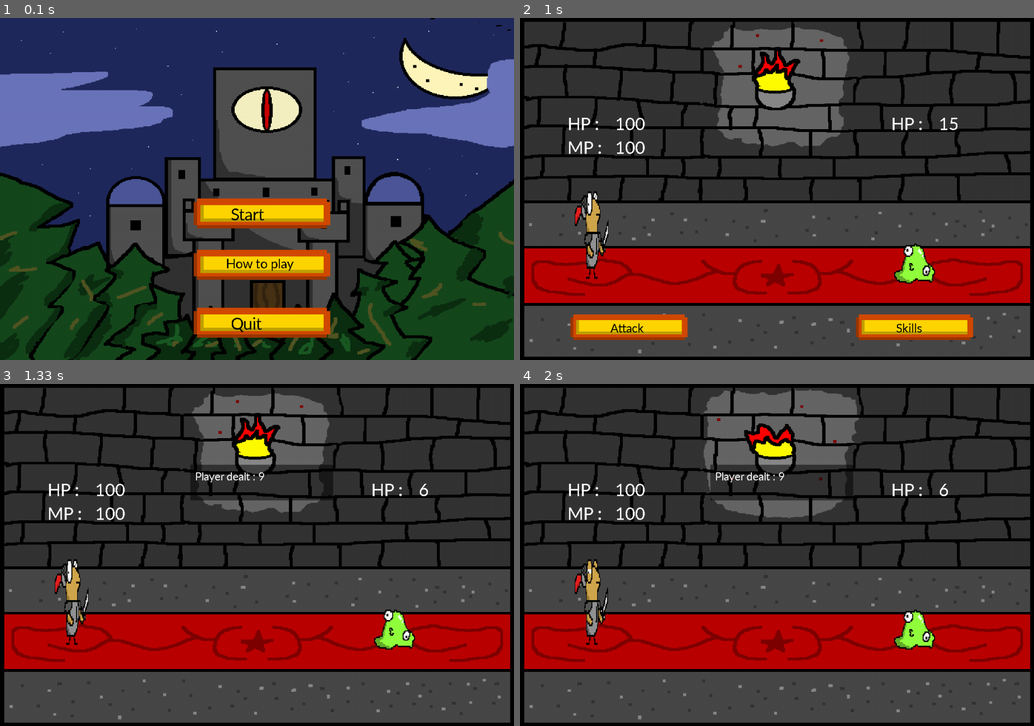
Above: before the commit, frames 1-4 (two rows, left to right).
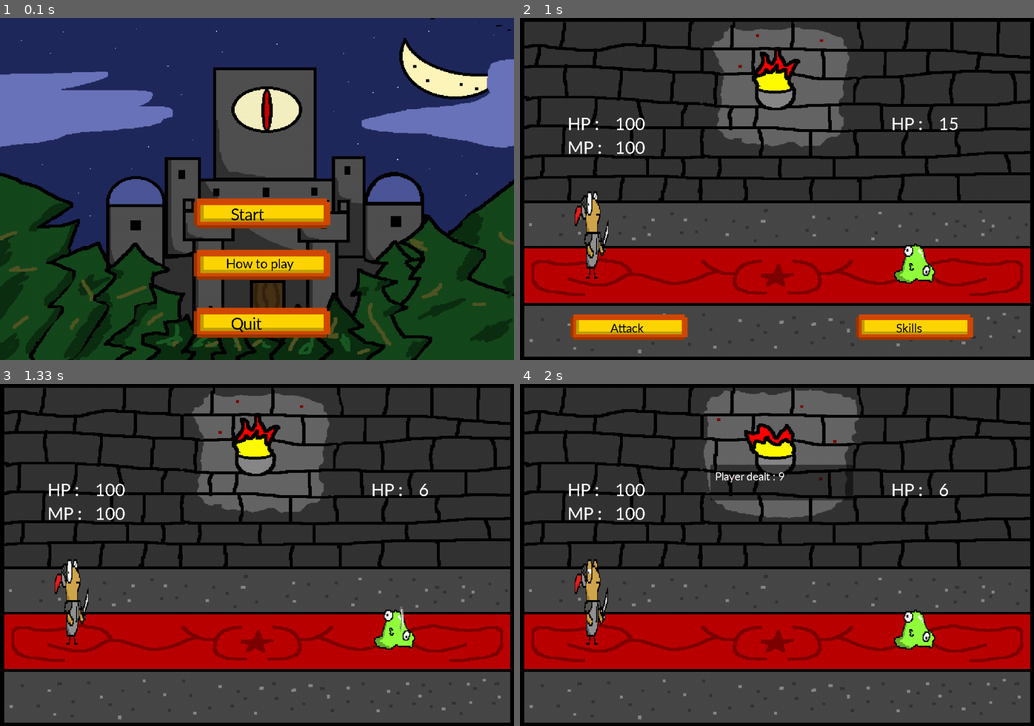
Above: after the commit, the same moments.

Repository: endamonking/CPE327ProjectPygame
Game: pygame game, started from main.py
The game is run twice, just before and just after one commit, with the same random seed, the same clock (stepped at 60 frames per second) and the same inputs.
Inputs (mouse positions are in pixels of both pictures, inside the frame that each line leads up to):
- Up to frame 1 (0.1 s): no input
- Up to frame 2 (1 s): click (777, 189) at 0.38 s; click "NEXT" at 0.72 s
- Up to frame 3 (1.33 s): click "Attack" at 1.05 s
- Up to frame 4 (2 s): no input

Frames 1-2 are identical in both runs. In frame 3, 2.3% of the frame differs, in the area x 37-79%, y 23-73%; in frame 4, nothing differs.

Commit message:
Add effect to player (All Physical attack and Magical attack) and fix buff

Diff:
--- a/path.py
+++ b/path.py
@@ -232,7 +232,7 @@
                 case "Divine will": #afterTurn
                     player.passiveLevel = player.passiveLevel + 0.05
                 case "Odin absolution":
-                    player.passiveLevel = player.passiveLevel + 0.05
+                    player.passiveLevel = player.passiveLevel + 0.02
             i = 0
             state = 1
 
--- a/player.py
+++ b/player.py
@@ -18,6 +18,10 @@
 button_image = pygame.image.load(os.path.join('Asset', 'prBTN.png'))
 blackScreen = pygame.transform.scale(pygame.image.load(
     os.path.join('Asset', 'blackScreen.jpg')), (300, 75))
+attackEF = pygame.transform.scale(pygame.image.load(
+    os.path.join('Asset', 'Effect', 'Pattack.png')), (700, 300))
+fireBallEF = pygame.transform.scale(pygame.image.load(
+    os.path.join('Asset', 'Effect', 'fireBall.png')), (1800, 300))
 
 animation_cooldown = 500
 
@@ -35,7 +39,9 @@
         self.turnLeft = 0
         self.buffOrNot = False
         self.lastUpdate = pygame.time.get_ticks()
+        self.EfxLastUpdate = pygame.time.get_ticks() + 1
         self.i = 0
+        self.efxI = 0
         self.turn = False
         self.death = False
         self.action = "idle"
@@ -52,7 +58,7 @@
     def getTurn(self):
         return self.turn
 
-    def showMenu(self, win):
+    def showMenu(self, win, currentTime):
         if self.showWhat == "noMana":
             blackScreen.set_alpha(128)
             win.blit(blackScreen, (400, 170))
@@ -61,6 +67,10 @@
             my_font = pygame.font.SysFont("candara", 36)
             text_surface = my_font.render(text, False, (255, 255, 255))
             win.blit(text_surface, (410, 180))
+        elif self.showWhat == "Attacking":
+            self.displayAttackEffect(win, currentTime)
+        elif self.showWhat == "fireBall":
+            self.displayFireBallEffect(win,currentTime)
 
     def draw_playerIdle(self, WIN, currentTime, Xpose, Ypose):
         if (currentTime - self.lastUpdate >= animation_cooldown):
@@ -94,37 +104,65 @@
                 self.defendPoint = self.defendPoint + 10
                 self.maxHp = self.maxHp + 20
 
-    def passiveActivated(self):
+    def passiveActivated(self, action):
         print(self.passiveLevel)
-        match self.passiveName:
-            case "Zeus blessing":  # while attacking HP
-                self.currentHp = self.currentHp + \
-                    (self.currentAttackPoint * self.passiveLevel)
-                if self.currentHp >= self.maxHp:
-                    self.currentHp = self.maxHp
-            case "Poseidon grace":
-                self.currentMp = self.currentMp + \
-                    (self.currentAttackPoint * self.passiveLevel)
-                if self.currentMp >= self.maxMp:
-                    self.currentMp = self.maxMp
-            case "Divine will":  # afterTurn
-                self.currentHp = self.currentHp + \
-                    (self.maxHp * self.passiveLevel)
-                if self.currentHp >= self.maxHp:
-                    self.currentHp = self.maxHp
-            case "Odin absolution":
-                self.currentMp = self.currentMp + \
-                    (self.maxMp * self.passiveLevel)
-                if self.currentMp >= self.maxMp:
-                    self.currentMp = self.maxMp
-            case _:
-                pass
+        if action == "Attack":
+            match self.passiveName:
+                case "Zeus blessing":  # while attacking HP
+                    self.currentHp = self.currentHp + \
+                        (self.currentAttackPoint * self.passiveLevel)
+                    if self.currentHp >= self.maxHp:
+                        self.currentHp = self.maxHp
+                case "Poseidon grace":
+                    self.currentMp = self.currentMp + \
+                        (self.currentAttackPoint * self.passiveLevel)
+                    if self.currentMp >= self.maxMp:
+                        self.currentMp = self.maxMp
+                case _:
+                    pass
+        elif action == "turn":
+            match self.passiveName:
+                case "Divine will":  # afterTurn
+                    self.currentHp = self.currentHp + \
+                        (self.maxHp * self.passiveLevel)
+                    if self.currentHp >= self.maxHp:
+                        self.currentHp = self.maxHp
+                case "Odin absolution":
+                    self.currentMp = self.currentMp + \
+                        (self.maxMp * self.passiveLevel)
+                    if self.currentMp >= self.maxMp:
+                        self.currentMp = self.maxMp
+                case _:
+                    pass
+
+    def displayAttackEffect(self, WIN, currentTime):
+        if (currentTime - self.EfxLastUpdate >= 30):
+            self.EfxLastUpdate = currentTime
+            if self.efxI < 13:
+                self.efxI = self.efxI+1
+            else:
+                self.showWhat = "nothing"
+                self.efxI = 0
+        # width come from total width / total frame
+        WIN.blit(attackEF, (810, 330), ((self.efxI * 50), 0, 50, 300))
+
+    def displayFireBallEffect(self, WIN, currentTime):
+        if (currentTime - self.EfxLastUpdate >= 100):
+            self.EfxLastUpdate = currentTime
+            if self.efxI < 17:
+                self.efxI = self.efxI+1
+            else:
+                self.showWhat = "nothing"
+                self.efxI = 0
+        # width come from total width / total frame
+        WIN.blit(fireBallEF, (150 + (self.efxI * 50), 330), ((self.efxI * 100), 0, 100, 300))
 
     def attack(self, enemy):
         damaged = math.floor(10*self.currentAttackPoint/(enemy.currentDefPoint+1))
         attack_sound = mixer.Sound(r'sound effect\Knight\normal attack.mp3')
         attack_sound.set_volume(0.5)
         attack_sound.play()
+        self.showWhat = "Attacking"
 
         enemy.currentHp = enemy.currentHp - damaged
         if enemy.currentHp < 0:
@@ -132,7 +170,7 @@
             enemy.death = True
 
         self.checkDuration()
-        self.passiveActivated()
+        self.passiveActivated("Attack")
         return damaged, "player"
 
     def getSkill(self, skillName):
@@ -187,6 +225,7 @@
                     self.turn = False
                     enemy.turn = True
                     self.checkDuration()
+                    self.showWhat = "Attacking"
                     self.passiveCounter = 0
                 else:
                     self.showWhat = "noMana"
@@ -206,6 +245,7 @@
                     self.turn = False
                     enemy.turn = True
                     self.passiveCounter = 0
+                    self.showWhat = "Attacking"
                     self.checkDuration()
                 else:
                     self.showWhat = "noMana"
@@ -293,6 +333,7 @@
                     self.turn = False
                     enemy.turn = True
                     self.passiveCounter = 0
+                    self.showWhat = "fireBall"
                     self.checkDuration()
                 else:
                     self.showWhat = "noMana"
@@ -310,6 +351,7 @@
                     self.turn = False
                     enemy.turn = True
                     self.passiveCounter = 0
+                    self.showWhat = "fireBall"
                     self.checkDuration()
                 else:
                     self.showWhat = "noMana"
--- a/stage1.py
+++ b/stage1.py
@@ -106,7 +106,7 @@
     elif monster.currentHp <= 0:
         gameState = monster.isDead()
     else:
-        turn(mainplayer, monster, mp)
+        turn(mainplayer, monster, mp,current_Time)
 
     if gameState == "Win":
         gameState, counter = path.createPath(
@@ -127,7 +127,7 @@
     pygame.display.update()
 
 
-def turn(mainplayer, monster, mp):
+def turn(mainplayer, monster, mp, current_Time):
     global action_cooldown
     global counter
     global stunDuration
@@ -137,7 +137,7 @@
     if stunDuration == 1:
         stunDuration = 0
         monster.action = "idle"
-    mainplayer.showMenu(WIN)
+    mainplayer.showMenu(WIN, current_Time)
     monster.showMonsterStatus(WIN)
     showDamage(dmg, side, mainplayer)
     if action_cooldown == action_WaitTime:
@@ -146,7 +146,7 @@
 
     if mainplayer.turn:
         if mainplayer.passiveCounter == 0:
-            mainplayer.passiveActivated()
+            mainplayer.passiveActivated("turn")
             mainplayer.passiveCounter = mainplayer.passiveCounter + 1
 
         action_cooldown = action_cooldown + 1
Binary file added: Asset/Effect/Pattack.png
Binary file added: Asset/Effect/fireBall.png
